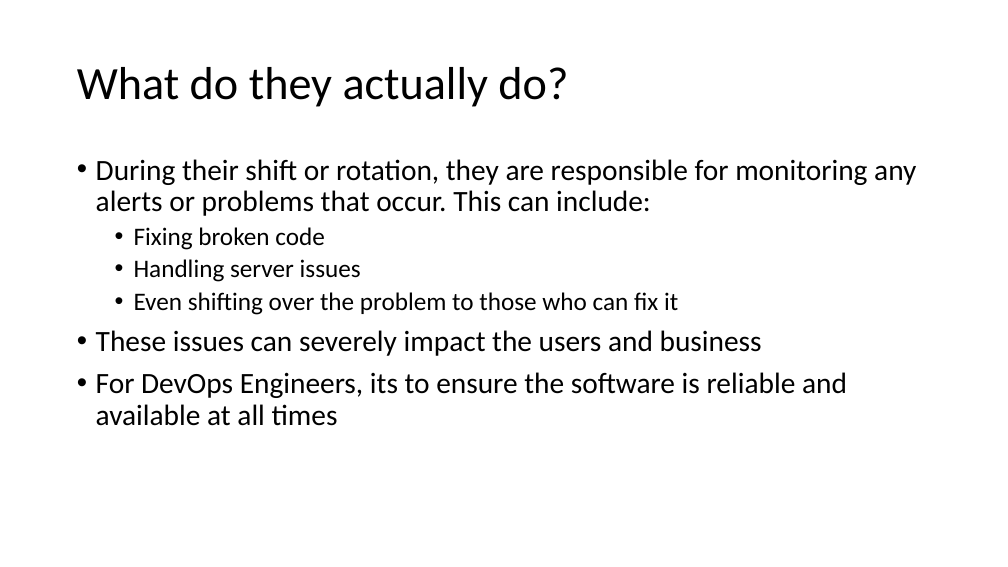
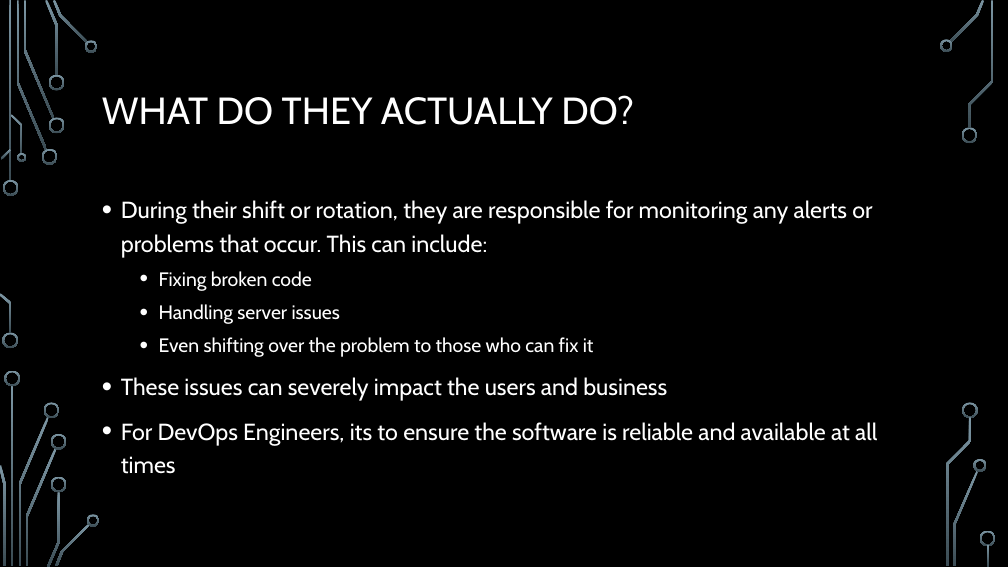
Before and after one commit to D-Faison/csd-380, a slide deck: slide 3 of module-7/Faison_M7_PagerRotationDuties.pptx. Drawn at 1008x567 pixels with LibreOffice and Linux fonts; fonts in the diff are those of the drawing; background and template pictures are left out. Boxes give left, top, right and bottom in pixels: in the first picture for what was removed or moved away, otherwise in the second. Text is boxed around its words. In the diff, an @@ line names an element or a change of style, - is before the commit and + after.

```diff
--- a/module-7/Faison_M7_PagerRotationDuties.pptx
+++ b/module-7/Faison_M7_PagerRotationDuties.pptx
@@ background #FFFFFF to picture (left out) @@
@@ title at [102, 95, 634, 125]: text changed; size 44 to 36 pt; font Calibri to Cabin; text colour #000000 to #FFFFFF @@
-What do they actually do?
+WHAT DO THEY ACTUALLY DO?
@@ text "During their shift or rotation, ...": place and size @@
-text "During their shift or rotation, ..." at [96, 159, 916, 426]
+text "During their shift or rotation, ..." at [121, 200, 877, 474]
@@ text "During their shift or rotation, ..." at [121, 200, 877, 474]: size 28 to 22.2 pt in "During their shift or rotation, they are ...", "These issues can severely impact the users ...", "For DevOps Engineers, its to ensure the ..."; font Calibri to Cabin, text colour #000000 to #FFFFFF; size 24 to 18.5 pt in "Fixing broken code", "Handling server issues", "Even shifting over the problem to those ..."; line spacing 0.9 to 1.2 @@
@@ group added at [0, 0, 996, 567]: 33 freeform shapes, 3 rectangles @@
```
Also in this commit, not shown: 7 other slides changed, 2 slides added, 1 slide removed.
